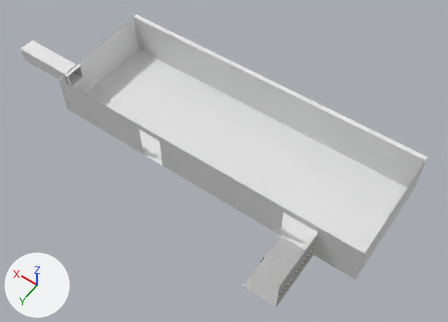
Before and after pictures for a commit that changed the Blender file modelBlend/BackRoomInitial.blend.
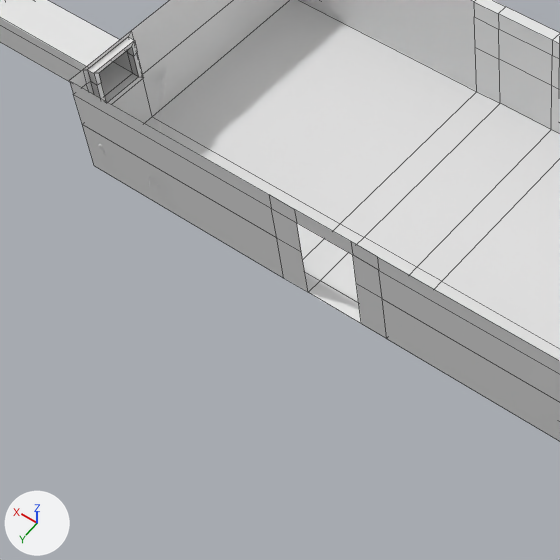
Each version is shown whole from a camera (50 mm lens) standing at (-60.2, 80.7, 142.4) and looking at (3.5, -8.4, 2.2), then close up on the part from 7% to 52% of the width and 16% to 77% of the height. The lights are fixed; the arrows at lower left show +X, +Y and +Z. The close-ups show mesh edges as thin lines.
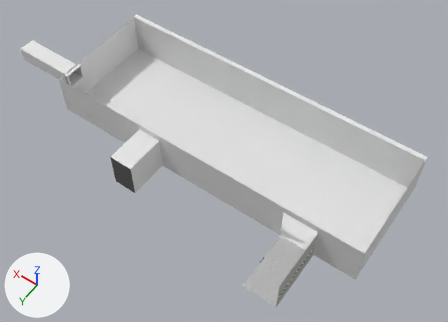
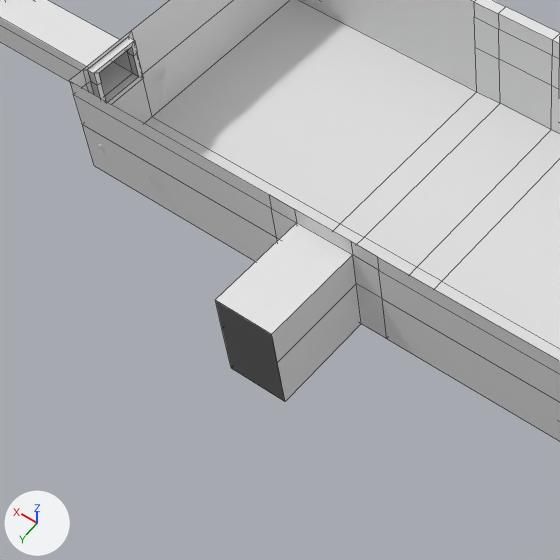
What differs and where, as boxes [x1, y1, x2, y2] in the close-ups (560 x 560 px):
```json
{"part": 1, "of": "me_plane", "change": "added", "after": [215, 223, 361, 402]}
```

The change, as JSON lines over the scene's bpy script:
```json
{"block": "me_plane", "where": "# used by ob_plane; location = (38.1, -14.8, 0.0); scale = (18.0, -8.12, 7.23)"}
{"block": "me_plane", "where": "# verts and faces of me_plane; kept vertices keep their numbers, new ones are numbered from 204"}
{"block": "me_plane", "where": "# before: 64 (-1.12, -2.05, 0.0) at pixel (361, 323), 65 (-0.72, -2.05, 0.0) at pixel (308, 292), 72 (-1.12, -2.05, 0.91) at pixel (356, 283), 73 (-0.72, -2.05, 0.91) at pixel (301, 251), 98 (-0.72, -2.05, 1.53) at pixel (296, 222)"}
{"block": "me_plane", "where": "# before: 99 (-1.12, -2.05, 1.53) at pixel (352, 254)"}
{"op": "remove", "block": "me_plane", "code": "me_plane.from_pydata(...)  # 204 vertices, 177 faces; spans x -4.61..2.1, y -4.27..2.3, z 0.0..1.89"}
{"op": "add", "block": "me_plane", "code": "me_plane.from_pydata(...)  # 210 vertices, 184 faces; spans x -4.61..2.1, y -4.27..2.3, z 0.0..1.89"}
{"block": "me_plane", "change": "me_plane part 1"}
{"op": "add", "block": "me_plane", "code": "for new, old in zip([*range(204, 210)], [64, 65, 72, 73, 98, 99]): verts[new] = verts[old] + (0.0, -1.48, 0.0)"}
{"op": "add", "block": "me_plane", "code": "faces += [(72, 99, 209, 206), (64, 72, 206, 204), (98, 208, 209, 99), (73, 207, 208, 98), (65, 205, 207, 73), (64, 204, 205, 65)]"}
{"op": "add", "block": "me_plane", "code": "faces += [(204, 206, 209, 208, 207, 205)]  # mat_material_005"}
```
